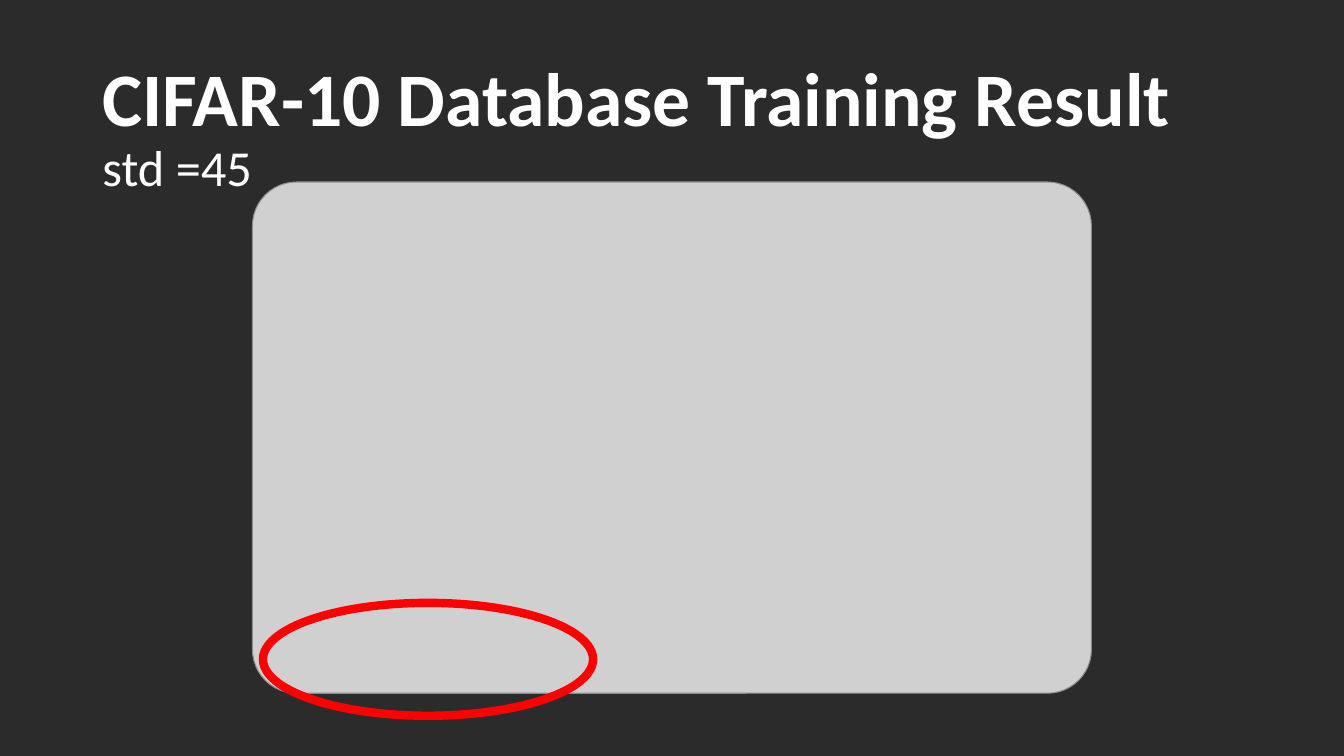
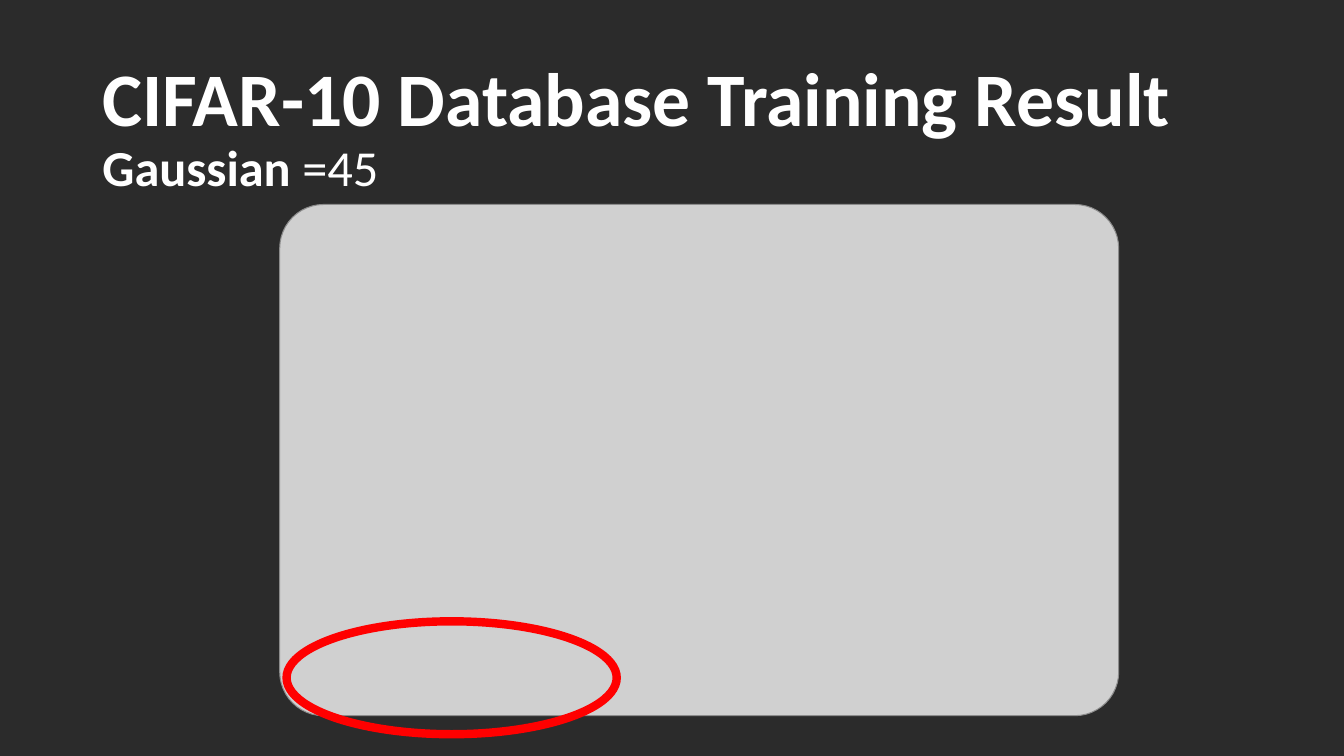
Before and after one commit to YI-0924/Face_Identificcation, a slide deck: slide 13 of MidtermPresent.pptx. Drawn at 1344x756 pixels with LibreOffice and Linux fonts; fonts in the diff are those of the drawing; grey boxes stand for pictures; background and template pictures are left out; a plain dark background stands for a picture behind light text. Boxes give left, top, right and bottom in pixels: in the first picture for what was removed or moved away, otherwise in the second. Text is boxed around its words. In the diff, an @@ line names an element or a change of style, - is before the commit and + after.

```diff
--- a/MidtermPresent.pptx
+++ b/MidtermPresent.pptx
@@ title at [102, 73, 1170, 187]: text changed @@
-CIFAR-10 Database Training Result
-std =45
+CIFAR-10 Database Training Result
+Gaussian =45
@@ picture: place and size @@
-picture at [252, 182, 1091, 694]
+picture at [280, 205, 1119, 716]
@@ ellipse: place and size @@
-ellipse at [263, 603, 594, 716]
+ellipse at [286, 621, 617, 734]
```
Also in this commit, not shown: 13 other slides changed.
